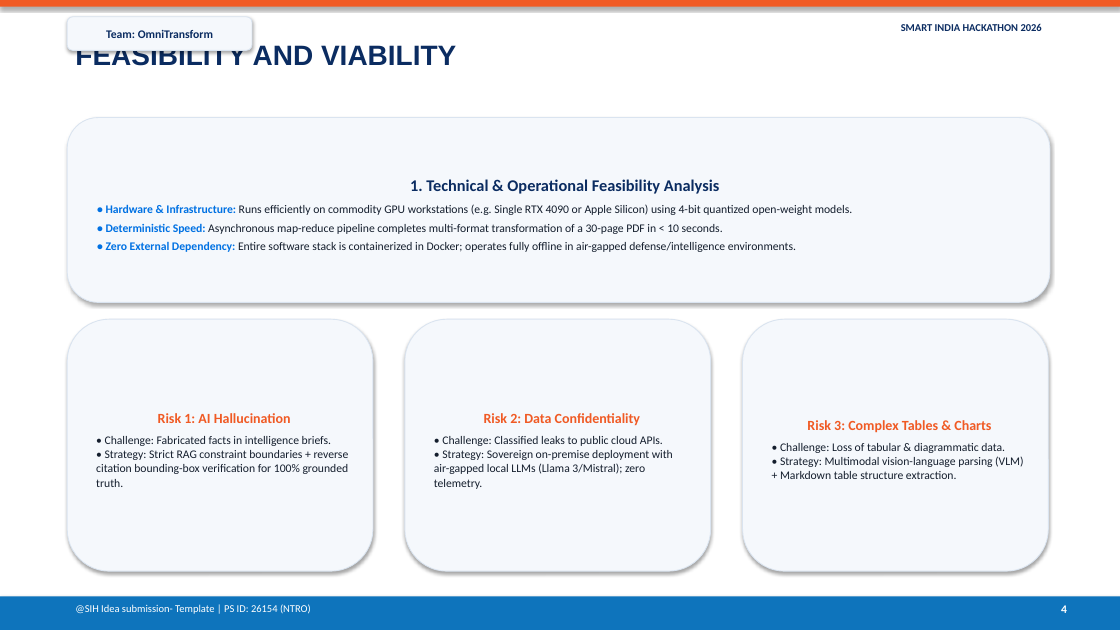
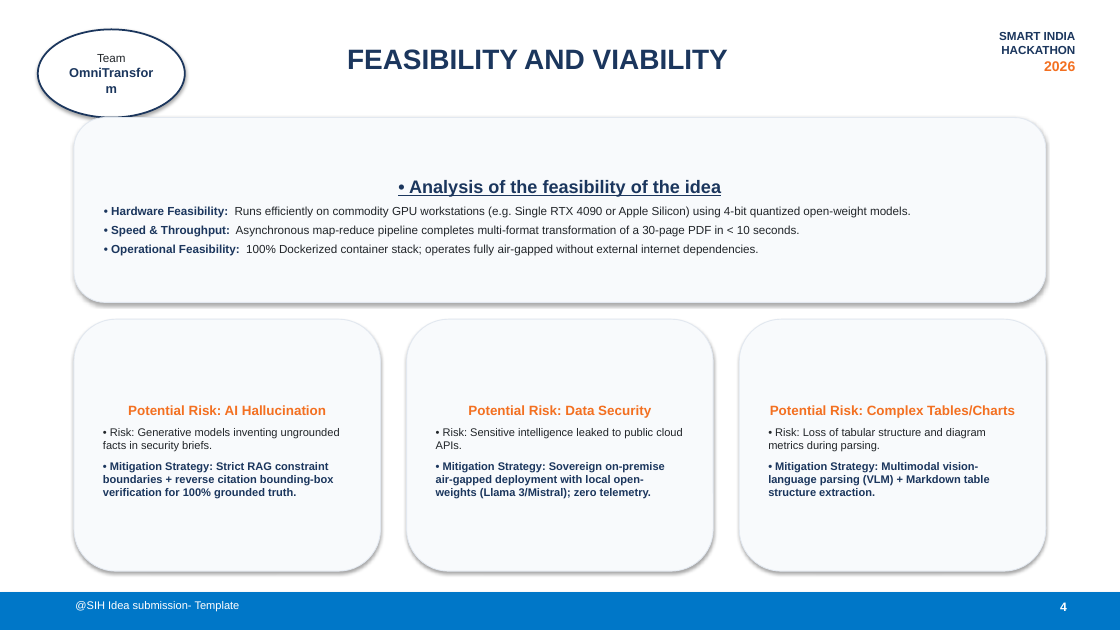
Before and after one commit to hrlpavan/sih-2026-media-problem-statements, a slide deck: slide 4 of SIH2026_Idea_Presentation_PS26154.pptx. Drawn at 1120x630 pixels with LibreOffice and Linux fonts; fonts in the diff are those of the drawing. Boxes give left, top, right and bottom in pixels: in the first picture for what was removed or moved away, otherwise in the second. Text is boxed around its words. In the diff, an @@ line names an element or a change of style, - is before the commit and + after.

Commit message:
Apply strict official SIH color palette, Golden Ratio typography, and Rule of Thirds layout

```diff
--- a/SIH2026_Idea_Presentation_PS26154.pptx
+++ b/SIH2026_Idea_Presentation_PS26154.pptx
@@ rectangle removed at box(0, 0, 1120, 7) @@
@@ ellipse "Team": place and size @@
-ellipse "Team" at box(67, 17, 252, 50)
+ellipse "Team" at box(38, 29, 185, 118)
@@ ellipse "Team" at box(38, 29, 185, 118): rounded rectangle to ellipse; fill #F5F8FC to #FFFFFF; outline #DAE4F0 0.75 pt to #1B365D 1.5 pt @@
@@ text in ellipse at box(97, 54, 125, 62): text changed; size 10 to 11 pt; font Calibri to Arial; text colour #0B2C61 to #1B365D @@
-Team: OmniTransform
+Team
+OmniTransform
@@ text "FEASIBILITY AND VIABILITY": place and size @@
-text "FEASIBILITY AND VIABILITY" at box(75, 43, 456, 66)
+text "FEASIBILITY AND VIABILITY" at box(347, 49, 728, 70)
@@ text "FEASIBILITY AND VIABILITY" at box(347, 49, 728, 70): text colour #0B2C61 to #1B365D; alignment left to centre @@
@@ text at box(999, 32, 1076, 71): text changed; size 9 to 10 pt; font Calibri to Arial; text colour #0B2C61 to #1B365D @@
-SMART INDIA HACKATHON 2026
+SMART INDIA
+HACKATHON
+2026
@@ rounded rectangle "• Analysis of the feasibility ...": place and size @@
-rounded rectangle "• Analysis of the feasibility ..." at box(67, 118, 1050, 302)
+rounded rectangle "• Analysis of the feasibility ..." at box(74, 118, 1046, 302)
@@ text in rounded rectangle at box(111, 180, 911, 256): text changed; font Calibri to Arial; text colour #141E2D to #212529 @@
-1. Technical & Operational Feasibility Analysis
-• Hardware & Infrastructure: Runs efficiently on commodity GPU workstations (e.g. Single RTX 4090 or Apple Silicon) using 4-bit quantized open-weight models.
-• Deterministic Speed: Asynchronous map-reduce pipeline completes multi-format transformation of a 30-page PDF in < 10 seconds.
-• Zero External Dependency: Entire software stack is containerized in Docker; operates fully offline in air-gapped defense/intelligence environments.
+• Analysis of the feasibility of the idea
+• Hardware Feasibility: Runs efficiently on commodity GPU workstations (e.g. Single RTX 4090 or Apple Silicon) using 4-bit quantized open-weight models.
+• Speed & Throughput: Asynchronous map-reduce pipeline completes multi-format transformation of a 30-page PDF in < 10 seconds.
+• Operational Feasibility: 100% Dockerized container stack; operates fully air-gapped without external internet dependencies.
@@ rounded rectangle "Potential Risk: AI Hallucination": place and size @@
-rounded rectangle "Potential Risk: AI Hallucination" at box(67, 319, 373, 571)
+rounded rectangle "Potential Risk: AI Hallucination" at box(74, 319, 381, 571)
@@ fill #F5F8FC to #F8FAFC; outline #DAE4F0 0.75 pt to #E2E8F0 0.75 pt in 4 elements at box(74, 319, 381, 571), box(739, 319, 1046, 571), box(74, 118, 1046, 302), box(407, 319, 713, 571) @@
@@ rounded rectangle "Potential Risk: Complex Tables/Charts": place and size @@
-rounded rectangle "Potential Risk: Complex Tables/Charts" at box(743, 319, 1049, 571)
+rounded rectangle "Potential Risk: Complex Tables/Charts" at box(739, 319, 1046, 571)
@@ text in rounded rectangle at box(103, 405, 340, 499): text changed; size 10 to 9.5 pt; font Calibri to Arial; text colour #141E2D to #1B365D; bold on @@
-Risk 1: AI Hallucination
-• Challenge: Fabricated facts in intelligence briefs.
-• Strategy: Strict RAG constraint boundaries + reverse citation bounding-box verification for 100% grounded truth.
+Potential Risk: AI Hallucination
+• Risk: Generative models inventing ungrounded facts in security briefs.
+• Mitigation Strategy: Strict RAG constraint boundaries + reverse citation bounding-box verification for 100% grounded truth.
@@ text in rounded rectangle at box(436, 405, 682, 499): text changed; size 10 to 9.5 pt; font Calibri to Arial; text colour #141E2D to #1B365D; bold on @@
-Risk 2: Data Confidentiality
-• Challenge: Classified leaks to public cloud APIs.
-• Strategy: Sovereign on-premise deployment with air-gapped local LLMs (Llama 3/Mistral); zero telemetry.
+Potential Risk: Data Security
+• Risk: Sensitive intelligence leaked to public cloud APIs.
+• Mitigation Strategy: Sovereign on-premise air-gapped deployment with local open-weights (Llama 3/Mistral); zero telemetry.
@@ text in rounded rectangle at box(768, 428, 990, 496): text changed; size 10 to 9.5 pt; font Calibri to Arial; text colour #141E2D to #1B365D; bold on @@
-Risk 3: Complex Tables & Charts
-• Challenge: Loss of tabular & diagrammatic data.
-• Strategy: Multimodal vision-language parsing (VLM) + Markdown table structure extraction.
+Potential Risk: Complex Tables/Charts
+• Risk: Loss of tabular structure and diagram metrics during parsing.
+• Mitigation Strategy: Multimodal vision-language parsing (VLM) + Markdown table structure extraction.
@@ rectangle: place and size @@
-rectangle at box(0, 597, 1120, 630)
+rectangle at box(0, 592, 1120, 630)
@@ rectangle at box(0, 592, 1120, 630): fill #0E74BC to #0077C8 @@
@@ text "4" at box(1060, 602, 1067, 611): size 10 to 10.5 pt, font Calibri to Arial @@
@@ text at box(75, 601, 240, 612): text changed; size 9 to 9.5 pt; font Calibri to Arial @@
-@SIH Idea submission- Template | PS ID: 26154 (NTRO)
+@SIH Idea submission- Template
```
Also in this commit, not shown: 5 other slides changed, 1 other file.
